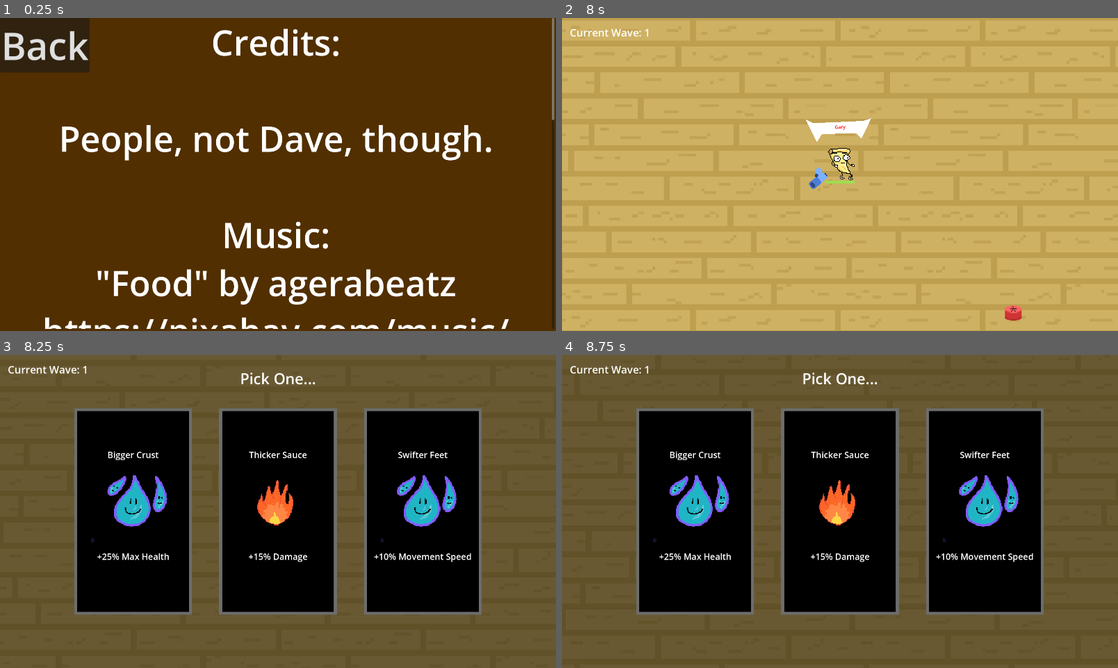
Above: before the commit, frames 1-4 (two rows, left to right).
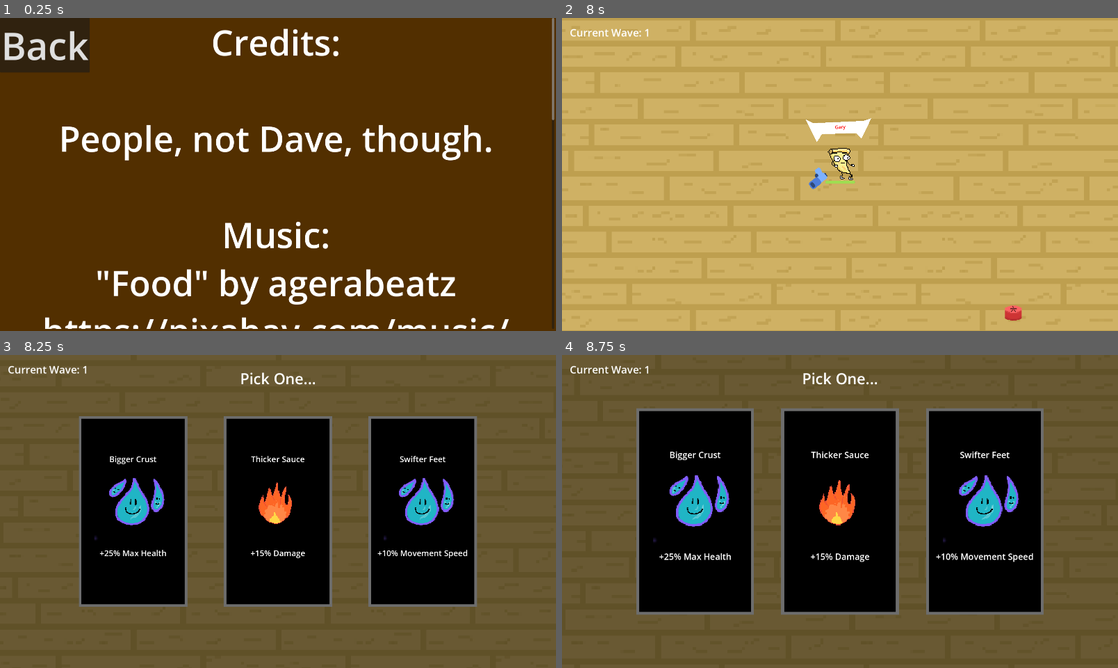
Above: after the commit, the same moments.

Repository: OcksDev/PizzaSurvivors
Game: Godot game, scene res://scenes/menu/credits.tscn
The game is run twice, just before and just after one commit, with the same random seed, the same clock (stepped at 60 frames per second) and the same inputs. This scene is started directly instead of the project's main scene.
Inputs:
- Up to frame 1 (0.25 s): no input
- Up to frame 2 (8 s): tap Enter at 0.5 s; hold D (move_right) 0.53-1.25 s; click "Back" at 1.25 s; click "Start" at 2 s; tap Space at 2.75 s; hold S (move_down) 2.78-3.53 s; hold D (move_right) 3.53-4.28 s; hold W (move_up) 4.28-5.03 s; hold A (move_left) 5.03-6.53 s; hold S (move_down) 6.53-7.28 s; hold D (move_right) from 7.28 s (still down)
- Up to frame 3 (8.25 s): release D (move_right) at 8.03 s; hold W (move_up) from 8.03 s (still down)
- Up to frame 4 (8.75 s): keep holding W (move_up)

Frames 1-2 are identical in both runs. In frame 3, 11% of the frame differs, in the area x 13-87%, y 17-83%; in frame 4, nothing differs.

Commit message:
item menu buttons bounce in now

Diff:
--- a/scripts/game/game.gd
+++ b/scripts/game/game.gd
@@ -143,6 +143,7 @@
 
 func show_items():
 	%ItemMenu.visible = true
+	%ItemMenu.anim();
 	%ItemMenu.set_random_items(player.item_titles, player.item_descs, player.item_imgs, self)
 
 func select_item(item):
--- a/scripts/game/item_menu.gd
+++ b/scripts/game/item_menu.gd
@@ -4,6 +4,22 @@
 @export var item2 : ColorRect;
 @export var item3 : ColorRect;
 
+func anim() -> void:
+	var tween = create_tween()
+	tween.set_ease(Tween.EASE_OUT) # Eases the animation out, slowing down towards the end
+	tween.set_trans(Tween.TRANS_ELASTIC)
+	tween.tween_property(item1, "scale", Vector2(1, 1), 0.5).from(Vector2(0,0)) # Animate position over 1 second
+	tween.parallel().tween_property(item1, "position", Vector2(item1.position.x, item1.position.y), 0.5).from(Vector2(item1.position.x+(item1.size.x/2),item1.position.y+(item1.size.y/2)))
+	var tween2 = create_tween()
+	tween2.set_ease(Tween.EASE_OUT) # Eases the animation out, slowing down towards the end
+	tween2.set_trans(Tween.TRANS_ELASTIC)
+	tween2.tween_property(item2, "scale", Vector2(1, 1), 0.5).from(Vector2(0,0)) # Animate position over 1 second
+	tween2.parallel().tween_property(item2, "position", Vector2(item2.position.x, item2.position.y), 0.5).from(Vector2(item2.position.x+(item2.size.x/2),item2.position.y+(item2.size.y/2)))
+	var tween3 = create_tween()
+	tween3.set_ease(Tween.EASE_OUT) # Eases the animation out, slowing down towards the end
+	tween3.set_trans(Tween.TRANS_ELASTIC)
+	tween3.tween_property(item3, "scale", Vector2(1, 1), 0.5).from(Vector2(0,0)) # Animate position over 1 second
+	tween3.parallel().tween_property(item3, "position", Vector2(item3.position.x, item3.position.y), 0.5).from(Vector2(item3.position.x+(item3.size.x/2),item3.position.y+(item3.size.y/2)))
 
 func set_random_items(item_titles, item_descs, item_imgs, fucking_game_node):
 
